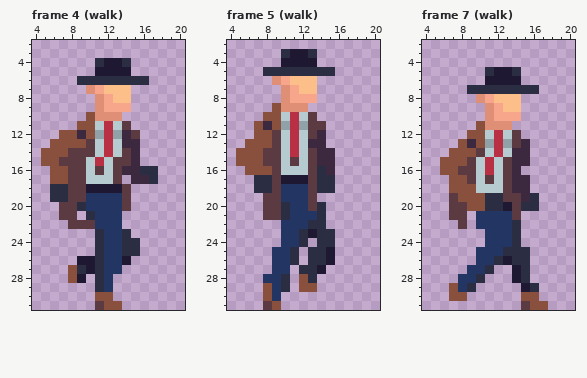
Two versions of one pixel-art file, Assets/Player/Player.ase. That is the earlier state.
24x32 pixels, 42 frames. Shown: frame 4 (walk): x 4..20, y 2..31; frame 5 (walk): x 4..20, y 2..31; frame 7 (walk): x 4..20, y 2..31. The commit also changed other frames, which this record leaves out.
New version:
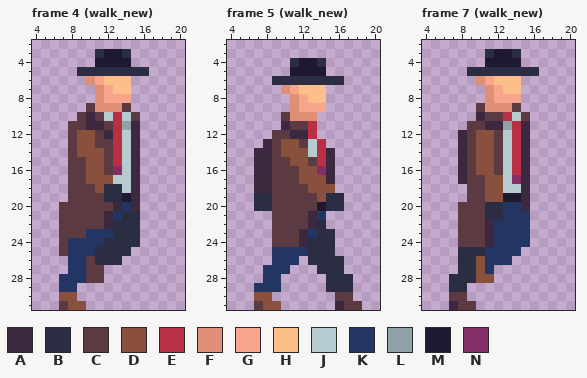
Palette (. is transparent): A #3c2940  B #2b2e42  C #5c3a41  D #8a503e  E #b92f43  F #e08f77  G #f7a58b  H #fcbf8a  J #b6cbcf  K #233663  L #90a1a8  M #1f1833  N #852d66
Difference:
layer "Player/Legs" added
layer "Player/Body" added
layer "Player/Head" added
layer "Legs" removed
layer "Body" removed
layer "Head" removed
Changed rows in their new state; - is an unchanged pixel.
Frame 4 (walk_new):
first column x 5:
 3 ------BMMB---
 4 ------M--M---
 5 ----BBBBBBBB-
 6 ----.FGHHH..-
 7 -----.FG-----
 8 --------GG---
 9 -----C-FFC---
10 ----CACJEJC--
11 ---CCAACELA--
12 --.CD-CAEJA--
13 -..C-DCCEJ---
14 ...-DDDCEJ---
15 ...--DDCEJ---
16 -..--DDCNJ-..
17 -..--DDDJJ-..
18 -..--CDBBJA--
19 -..--CCBBMA--
20 ----CCCCAKA--
21 ----CCCA-BB--
22 --C---CABBB--
23 --CCCKK-B-B--
24 --CKKKKBB----
25 --CKKK-BB-.--
26 ---KKC-BB.---
27 ---KKCC..----
28 --KKKCC.-----
29 --KK--..-----
30 --DD--..-----
31 --CDD-...----
Frame 5 (walk_new):
first column x 5:
 3 -----....-----
 4 -----.B--B----
 5 ---...MMMM.---
 6 ----BBBBBBBB--
 7 ---------H----
 8 -----.F-HH----
 9 ----..-GGG----
10 ---..CFFF-----
11 --...ACCE.----
12 --..-CAAE.----
13 -..A-DDCJE----
14 ..AA-DDDJE----
15 ..AA-CDD-E----
16 -.AA-CCDDN----
17 --AA-CCDDDA---
18 --AA-CCCDDD---
19 --BB-CCC-DBB--
20 --BB-CCC-MBB--
21 ---.-CCCAK----
22 ----CCCCA-----
23 ----CCCAK-----
24 ----CCCAB-----
25 ------KK--B---
26 ------K---BB--
27 ---K---..BBB--
28 -----.-..-BBB-
29 --KK-.-..-BBB-
30 --D-.------CC-
31 --CD-------ACC
Frame 7 (walk_new):
first column x 6:
 3 -----BMMB---
 4 -----MMMM---
 5 ---BB-BB-BB-
 6 ----FGHHH---
 7 ---..FGHH..-
 8 ----.FGGG---
 9 ----C-FFC---
10 ----ACCEJC--
11 ---CCAALEA--
12 --AC-DC-EA--
13 --AC-DCJE---
14 -.ACDDC-E---
15 ..A-DDCJE---
16 ..A-DDCJEA--
17 -.A-CDDJN---
18 -..CCDDJJ---
19 -..CCDDMM-.-
20 -.-CC--KKA.-
21 -.-CCBB-KK--
22 ---CCA--KK--
23 --CCCA--KK--
24 --CCCA--KK--
25 --BBB--KK.--
26 --BBD-KK..--
27 --BBDK--..--
28 -BBBDD--..--
29 -BB.-----..-
30 -CC------..-
31 -ACC-----...
